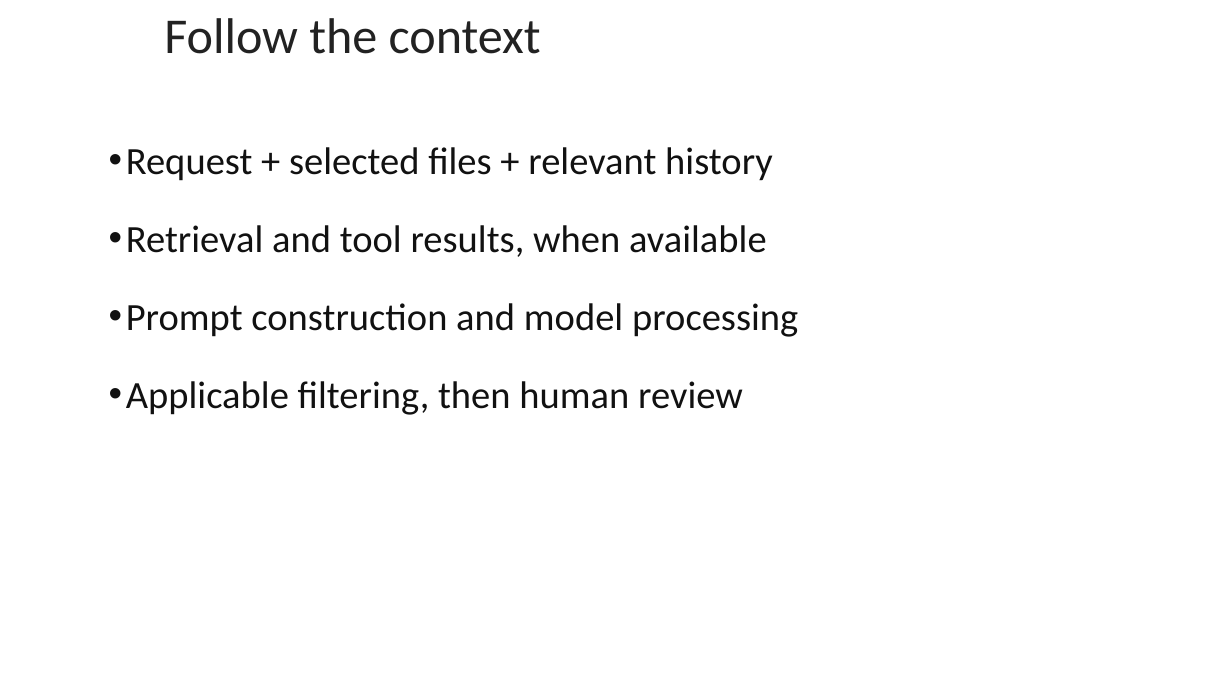
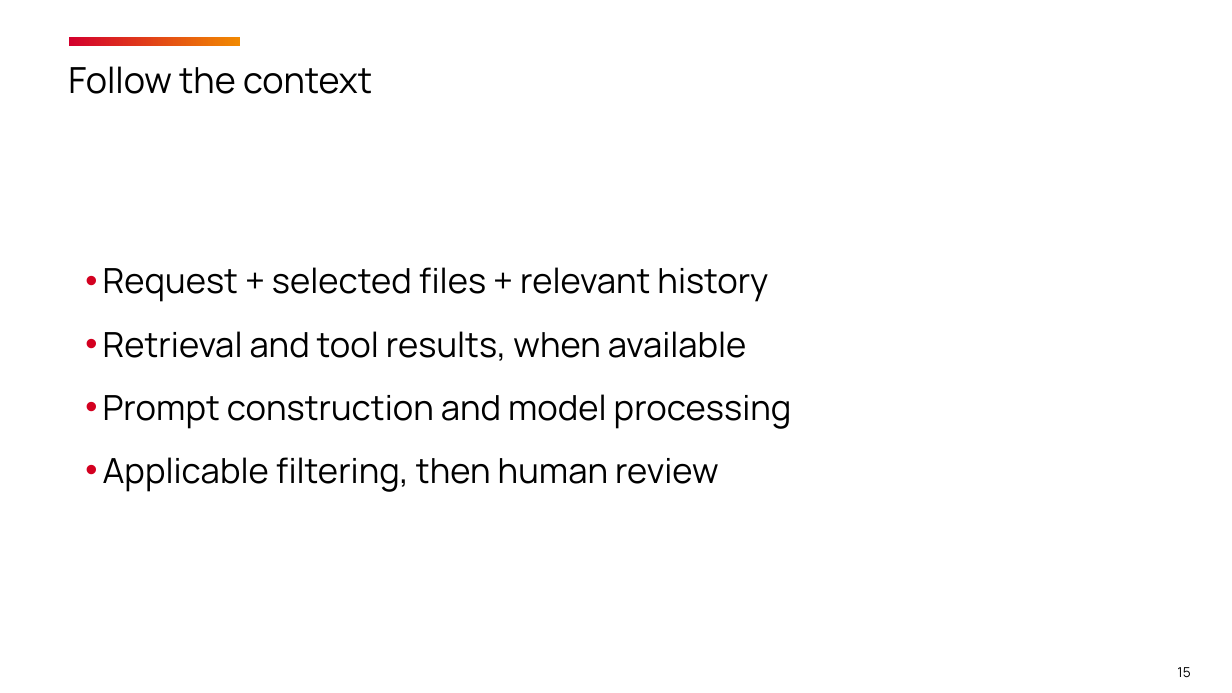
Before and after one commit to timothywarner-org/copilot-cert-prep, a slide deck: slide 15 of warner-github-cert-prep-september-2026.pptx (slide 12 before the commit). Drawn at 1232x693 pixels with LibreOffice and Linux fonts; fonts in the diff are those of the drawing; background and template pictures are left out. Boxes give left, top, right and bottom in pixels: in the first picture for what was removed or moved away, otherwise in the second. Text is boxed around its words. In the diff, an @@ line names an element or a change of style, - is before the commit and + after.

```diff
--- a/warner-github-cert-prep-september-2026.pptx
+++ b/warner-github-cert-prep-september-2026.pptx
@@ title "Follow the context": place and size @@
-title "Follow the context" at (164,18,541,54)
+title "Follow the context" at (68,66,372,94)
@@ title "Follow the context" at (68,66,372,94): size 29.2 to 21 pt, font Calibri to Manrope, text colour #222222 to #000000; line spacing 1 to 1.08 @@
@@ rectangle added at (70,36,241,46), fill gradient #D3002D to #F18901 @@
@@ text "Request + selected files + ...": place and size @@
-text "Request + selected files + ..." at (126,147,798,415)
+text "Request + selected files + ..." at (103,267,792,492)
@@ text "Request + selected files + ..." at (103,267,792,492): size 22.5 to 20.2 pt, font Calibri to Manrope, text colour #111111 to #000000; indent changed; line spacing 1 to 1.15; less space between paragraphs @@
@@ page number added at (1177,667,1190,678), 8 pt, text #000000 @@
+15
```
Also in this commit, not shown: 19 other slides changed, 8 slides added, 4 slides removed, 28 other files.
